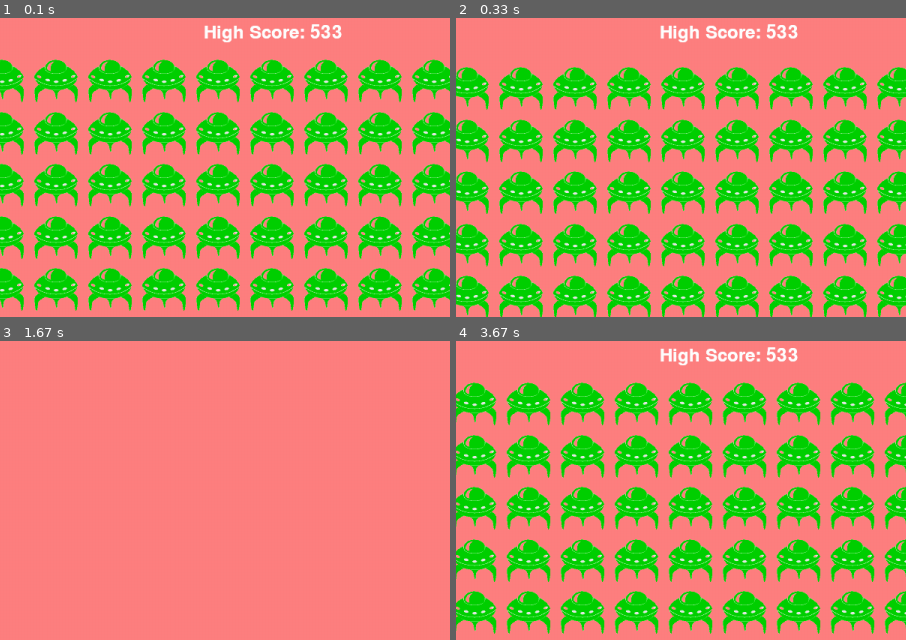
Above: before the commit, frames 1-4 (two rows, left to right).
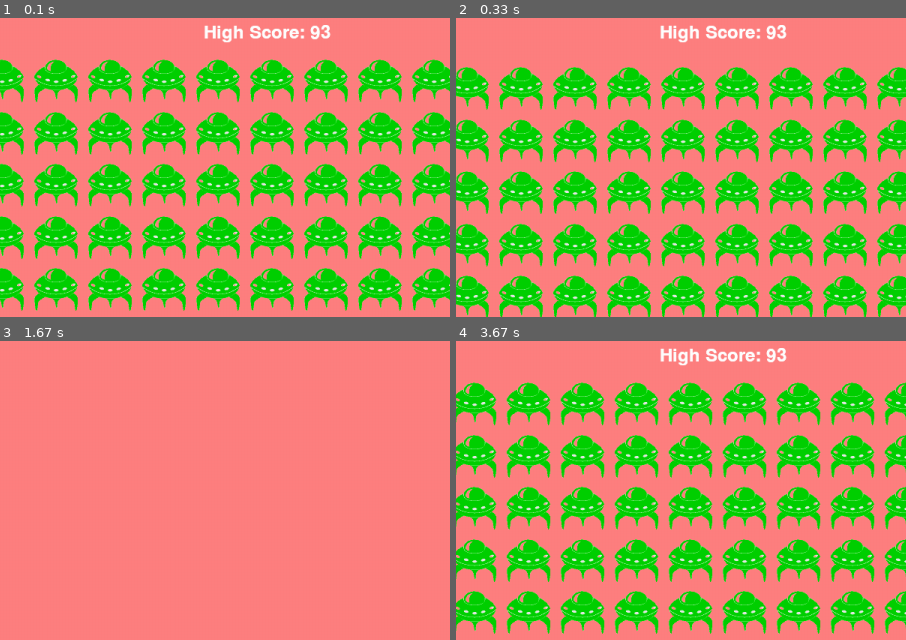
Above: after the commit, the same moments.

Repository: Nebilsolomon/Ship_game_with_pygame
Game: pygame game, started from game.py
The game is run twice, just before and just after one commit, with the same random seed, the same clock (stepped at 60 frames per second) and the same inputs.
Inputs:
- Up to frame 1 (0.1 s): no input
- Up to frame 2 (0.33 s): no input
- Up to frame 3 (1.67 s): tap Space at 0.33, 0.73, 1.03, 1.23 s; hold Right 0.67-1.13 s; hold Up 1.17-1.47 s
- Up to frame 4 (3.67 s): hold Left 2-2.53 s; tap Space at 2.07, 2.37, 2.63, 3.4 s; hold Down 2.57-2.87 s; hold Up from 3.33 s (still down)
The pictures show only the part of the screen within x 23-73%, y 0-50%; the shares and areas given below are measured in that part.

The runs differ from the first frame. In frame 1, 0.1% of the frame differs, in the area x 68-76%, y 2-8%; in frame 2, 0.1%; in frame 3, nothing differs; in frame 4, 0.1%.

Commit message:
it has done

Diff:
--- a/alien.py
+++ b/alien.py
@@ -20,12 +20,12 @@
 
         self.v = Vector(self.settings.alien_speed_factor, 0)
 
-        if os.path.isfile('g.txt'):
+        if os.path.isfile('data.txt'):
          print("file is  exits")
 
 
         else:
-            with open('a.txt', 'w') as f:
+            with open('data.txt', 'w') as f:
                     f.write(str(self.high_score))
 
         self.update_high_score()
@@ -152,7 +152,7 @@
             self.score +=1
             if self.score > self.high_score:
                 self.high_score = self.score
-                with open('g.txt', 'w') as f:
+                with open('data.txt', 'w') as f:
                     f.write(str(self.high_score))
 
         if len(self.aliens) == 0:
@@ -165,7 +165,7 @@
 
 
     def update_high_score(self):
-        with open('g.txt', 'r') as f:
+        with open('data.txt', 'r') as f:
 
               self.high_score = int(f.read())
 
--- /dev/null
+++ b/data.txt
@@ -0,0 +1 @@
+93
